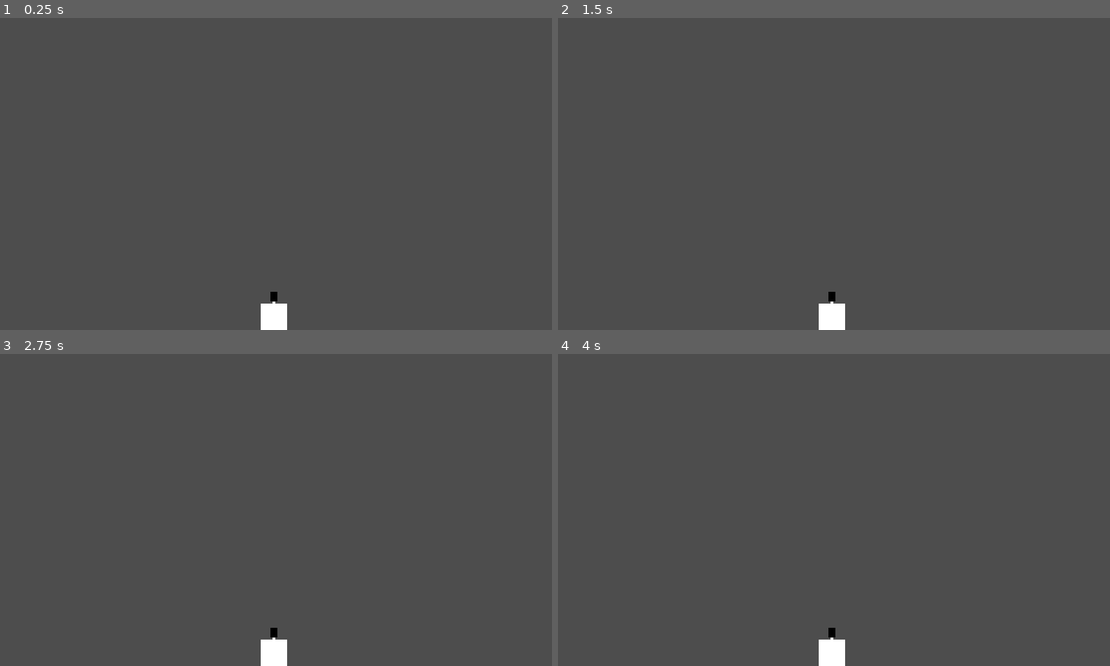
Above: before the commit, frames 1-4 (two rows, left to right).
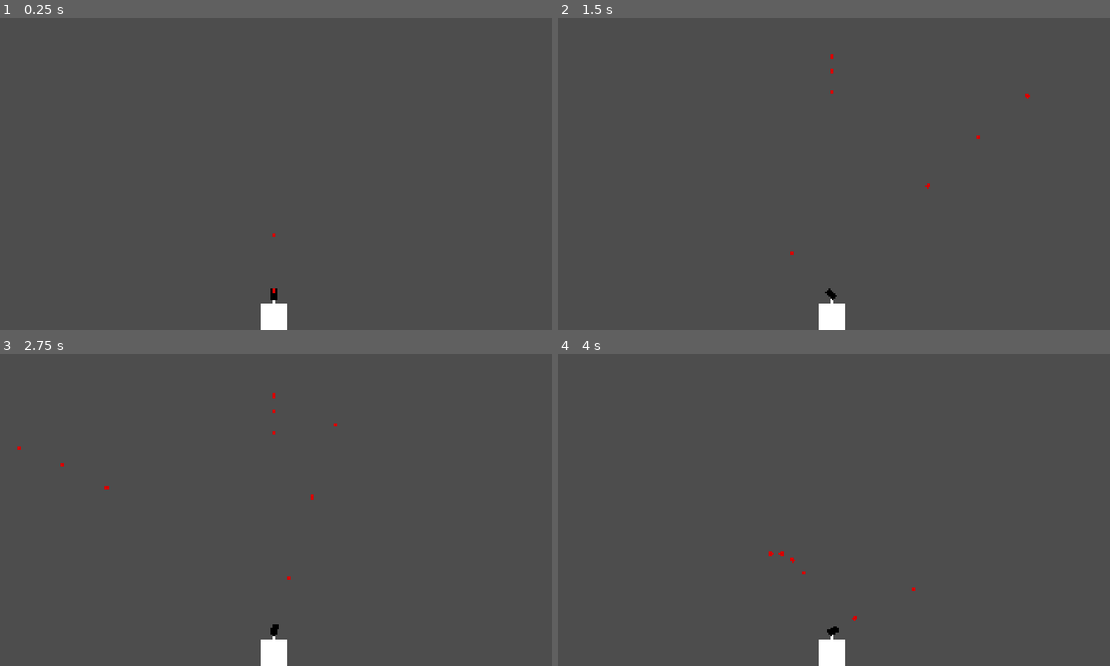
Above: after the commit, the same moments.

Repository: BilgiPasa/2d-gun-turret
Game: Godot game, scene res://Scenes/main_scene.tscn
Same seed, same stepped clock (60 frames per second), same inputs: the game is played once before the commit and once after it.
Inputs (mouse positions are in pixels of both pictures, inside the frame that each line leads up to):
- Up to frame 1 (0.25 s): no input
- Up to frame 2 (1.5 s): tap Enter at 0.5 s; move the mouse to (955, 158) at 0.52 s; move the mouse to (718, 189) at 1.27 s
- Up to frame 3 (2.75 s): tap Space at 2 s; move the mouse to (331, 441) at 2.02 s
- Up to frame 4 (4 s): move the mouse to (806, 572) at 2.77 s; tap Enter at 3.5 s; move the mouse to (999, 556) at 3.52 s

The runs differ from the first frame. In frame 1, less than 0.1% of the frame differs, in the area x 48-51%, y 69-91%; in frame 2, less than 0.1%; in frame 3, less than 0.1%, in the area x 3-62%, y 12-91%; in frame 4, less than 0.1%.

Commit message:
Add shooting mechanic, Update some scenes and scripts

Diff:
--- a/Scenes/bullet.tscn
+++ b/Scenes/bullet.tscn
@@ -19,3 +19,9 @@
 
 [node name="CollisionShape2D" type="CollisionShape2D" parent="." unique_id=1785917643]
 shape = SubResource("CircleShape2D_5s483")
+
+[node name="LifespanTimer" type="Timer" parent="." unique_id=433555150]
+wait_time = 3.0
+autostart = true
+
+[connection signal="timeout" from="LifespanTimer" to="." method="_on_lifespan_timer_timeout"]
--- a/Scenes/gun_turret.tscn
+++ b/Scenes/gun_turret.tscn
@@ -34,11 +34,13 @@
 
 [node name="GunSprite" type="Sprite2D" parent="." unique_id=46939552]
 position = Vector2(0, -160)
-scale = Vector2(0.75, 1.25)
+scale = Vector2(1.25, 0.75)
 texture = ExtResource("3_ne17w")
-offset = Vector2(0, 9)
+offset = Vector2(9, 0)
 
-[node name="ShootTimer" type="Timer" parent="." unique_id=789276107]
+[node name="CanShootTimer" type="Timer" parent="." unique_id=789276107]
+
+[node name="MousePositionNode" type="Node2D" parent="." unique_id=108057987]
 
 [node name="TargetFindArea" type="Area2D" parent="." unique_id=1566314010]
 position = Vector2(0, -160)
@@ -55,4 +57,4 @@
 [node name="CollisionShape2D" type="CollisionShape2D" parent="GunTurretArea" unique_id=140194617]
 shape = SubResource("RectangleShape2D_r07tb")
 
-[connection signal="timeout" from="ShootTimer" to="." method="_on_shoot_timer_timeout"]
+[connection signal="timeout" from="CanShootTimer" to="." method="_on_can_shoot_timer_timeout"]
--- a/Scenes/main_scene.tscn
+++ b/Scenes/main_scene.tscn
@@ -24,3 +24,5 @@
 
 [node name="CollisionShape2D" type="CollisionShape2D" parent="GroundArea" unique_id=1202664904]
 shape = SubResource("RectangleShape2D_r07tb")
+
+[connection signal="body_entered" from="GroundArea" to="." method="_on_ground_area_body_entered"]
--- a/Scripts/bullet.gd
+++ b/Scripts/bullet.gd
@@ -2,3 +2,6 @@
 
 func _ready() -> void:
 	process_mode = Node.PROCESS_MODE_PAUSABLE
+
+func _on_lifespan_timer_timeout() -> void:
+	queue_free.call_deferred()
--- a/Scripts/gun_turret.gd
+++ b/Scripts/gun_turret.gd
@@ -1,20 +1,71 @@
 extends StaticBody2D
 
+# * Note: Godot's 2D Y axis increases as you go down and decreases as you go up.
+
 @onready var gun_sprite: Sprite2D = $GunSprite
-@onready var shoot_timer: Timer = $ShootTimer
+@onready var can_shoot_timer: Timer = $CanShootTimer
 @onready var target_find_area: Area2D = $TargetFindArea
+@onready var mouse_position_node = $MousePositionNode
 const SHOOT_TIMER_WAIT_TIME: float = 0.2
-const BULLET_MIN_REACH_TIME: float = 0.5
 const BULLET_SCENE = preload("res://Scenes/bullet.tscn")
-var bullet_default_lin_vel_x = 2000
-var gravity: float = ProjectSettings.get_setting("physics/2d/default_gravity")
+var gravity_amount: float = ProjectSettings.get_setting("physics/2d/default_gravity")
 var can_shoot: bool = true
 var shoot_vector: Vector2
 var targets: Array[Node2D]
 
+# Shoot Bullet Calculation Variables
+const BULLET_DEFAULT_LIN_VEL_X: int = 2000
+const BULLET_MIN_REACH_TIME: float = 0.5
+var t: float
+var bullet_lin_vel_x: float
+var bullet_lin_vel_y: float
+
 func _ready() -> void:
 	process_mode = Node.PROCESS_MODE_PAUSABLE
-	shoot_timer.wait_time = SHOOT_TIMER_WAIT_TIME
+	can_shoot_timer.wait_time = SHOOT_TIMER_WAIT_TIME
+
+func _physics_process(_delta: float) -> void:
+	attack_mouse()
+
+func attack_closest_target() -> void:
+	if target_find_area.has_overlapping_bodies() && can_shoot:
+		can_shoot = false
+		shoot_bullet_to(give_closest_target())
+		can_shoot_timer.start()
+
+func attack_mouse() -> void:
+	mouse_position_node.global_position = get_global_mouse_position()
+
+	if can_shoot:
+		can_shoot = false
+		shoot_bullet_to(mouse_position_node)
+		can_shoot_timer.start()
+
+func shoot_bullet_to(target: Node2D) -> void:
+	if target is MovableEnemy:
+		var new_bullet = BULLET_SCENE.instantiate()
+		# TODO: Finish here
+	else:
+		var new_bullet = BULLET_SCENE.instantiate()
+		t = abs(target.global_position.x - gun_sprite.global_position.x) / BULLET_DEFAULT_LIN_VEL_X
+
+		if t >= BULLET_MIN_REACH_TIME:
+			if target.global_position.x - gun_sprite.global_position.x > 0:
+				bullet_lin_vel_x = BULLET_DEFAULT_LIN_VEL_X
+			else:
+				bullet_lin_vel_x = -BULLET_DEFAULT_LIN_VEL_X
+
+			bullet_lin_vel_y = ((target.global_position.y - gun_sprite.global_position.y) - (gravity_amount * pow(t, 2)) / 2) / t
+		else:
+			t = BULLET_MIN_REACH_TIME
+			bullet_lin_vel_x = (target.global_position.x - gun_sprite.global_position.x) / t
+			bullet_lin_vel_y = ((target.global_position.y - gun_sprite.global_position.y) - (gravity_amount * pow(t, 2) / 2)) / t
+
+		shoot_vector = Vector2(bullet_lin_vel_x, bullet_lin_vel_y)
+		gun_sprite.look_at(shoot_vector)
+		new_bullet.transform = gun_sprite.global_transform
+		owner.add_child(new_bullet)
+		new_bullet.linear_velocity = shoot_vector
 
 func give_closest_target() -> Node2D:
 	var closest_node: Node2D = null
@@ -32,5 +83,6 @@
 func how_far(target_global_position: Vector2) -> float:
 	return sqrt(pow(target_global_position.x - gun_sprite.global_position.x, 2) + pow(target_global_position.y - gun_sprite.global_position.y, 2))
 
-func _on_shoot_timer_timeout() -> void:
+func _on_can_shoot_timer_timeout() -> void:
+	can_shoot_timer.stop()
 	can_shoot = true
--- a/Scripts/main_scene.gd
+++ b/Scripts/main_scene.gd
@@ -2,3 +2,7 @@
 
 func _ready() -> void:
 	process_mode = Node.PROCESS_MODE_ALWAYS
+
+func _on_ground_area_body_entered(body: Node2D) -> void:
+	print("Enemy has entered to the ground")
+	body.queue_free.call_deferred()
--- a/Scripts/movable_enemy.gd
+++ b/Scripts/movable_enemy.gd
@@ -1,7 +1,9 @@
+class_name MovableEnemy
 extends RigidBody2D
 
 func _ready() -> void:
 	process_mode = Node.PROCESS_MODE_PAUSABLE
 
 func _on_body_entered(body: Node) -> void:
-	pass # Replace with function body.
+	body.queue_free.call_deferred()
+	queue_free.call_deferred()
--- a/Scripts/static_enemy.gd
+++ b/Scripts/static_enemy.gd
@@ -1,7 +1,9 @@
+class_name StaticEnemy
 extends StaticBody2D
 
 func _ready() -> void:
 	process_mode = Node.PROCESS_MODE_PAUSABLE
 
 func _on_area_2d_body_entered(body: Node2D) -> void:
-	pass # Replace with function body.
+	body.queue_free.call_deferred()
+	queue_free.call_deferred()
